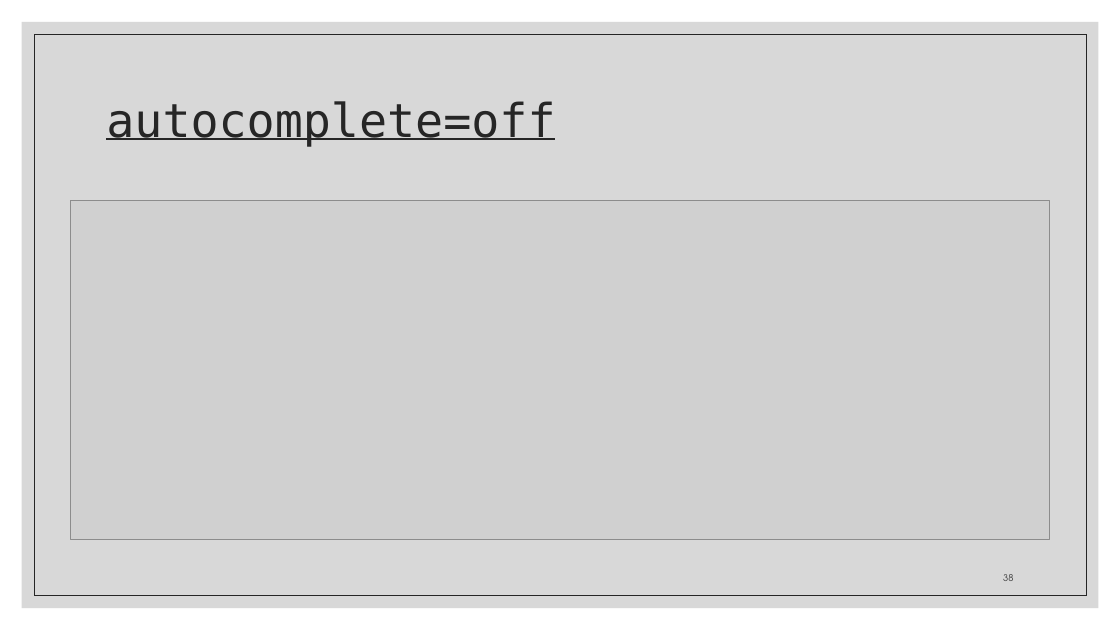
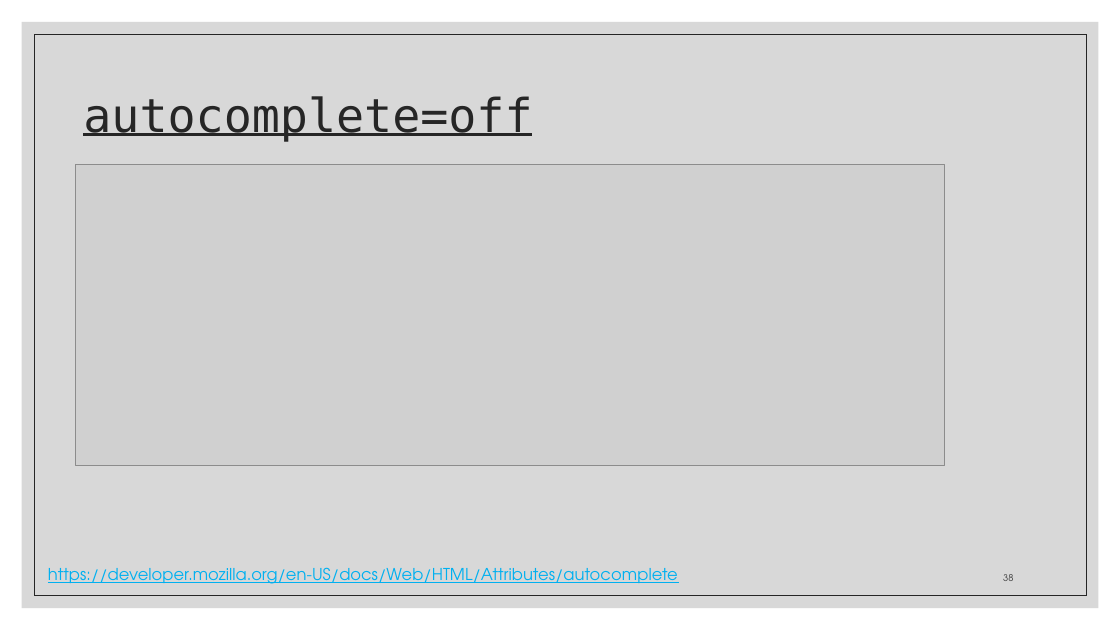
Before and after one commit to zackstotts/base-node-curriculum, a slide deck: slide 38 of unit_00/html_review/03 HTML Forms.pptx. Drawn at 1120x630 pixels with LibreOffice and Linux fonts; fonts in the diff are those of the drawing; grey boxes stand for pictures. Boxes give left, top, right and bottom in pixels: in the first picture for what was removed or moved away, otherwise in the second. Text is boxed around its words. In the diff, an @@ line names an element or a change of style, - is before the commit and + after.

```diff
--- a/unit_00/html_review/03 HTML Forms.pptx
+++ b/unit_00/html_review/03 HTML Forms.pptx
@@ title "autocomplete=off": place and size @@
-title "autocomplete=off" at (106, 101, 555, 147)
+title "autocomplete=off" at (83, 96, 532, 142)
@@ picture: place and size @@
-picture at (71, 200, 1049, 539)
+picture at (75, 165, 945, 466)
@@ text added at (48, 567, 678, 584), 14 pt, text #00B0F0, underline @@
+https://developer.mozilla.org/en-US/docs/Web/HTML/Attributes/autocomplete
```
Also in this commit, not shown: 37 other slides changed.
